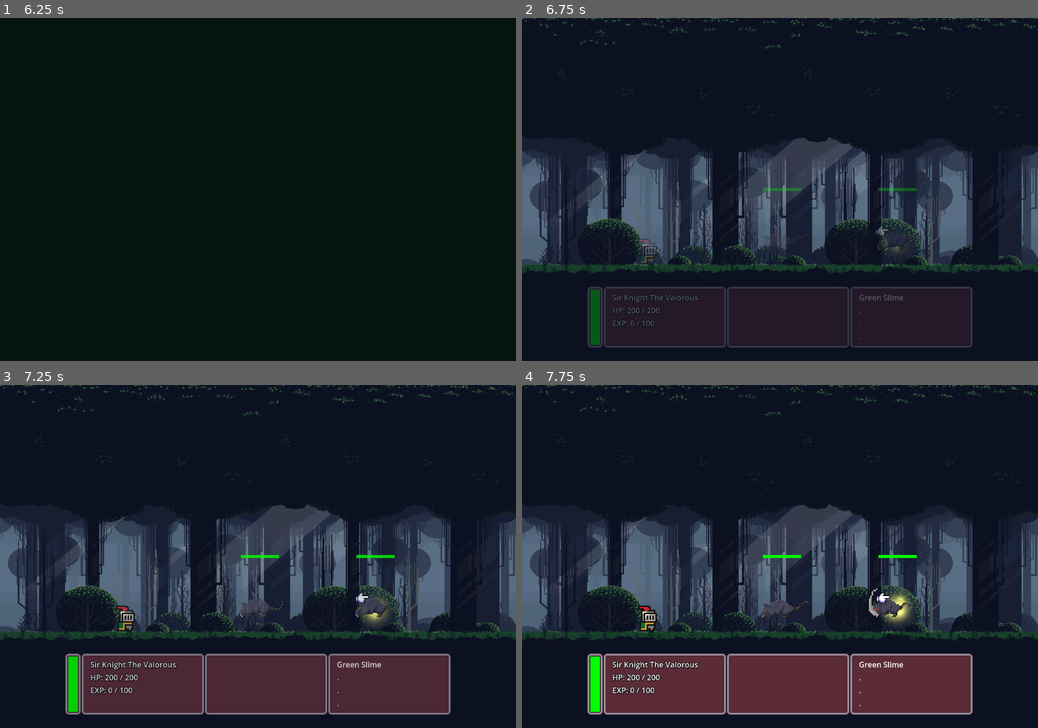
Above: before the commit, frames 1-4 (two rows, left to right).
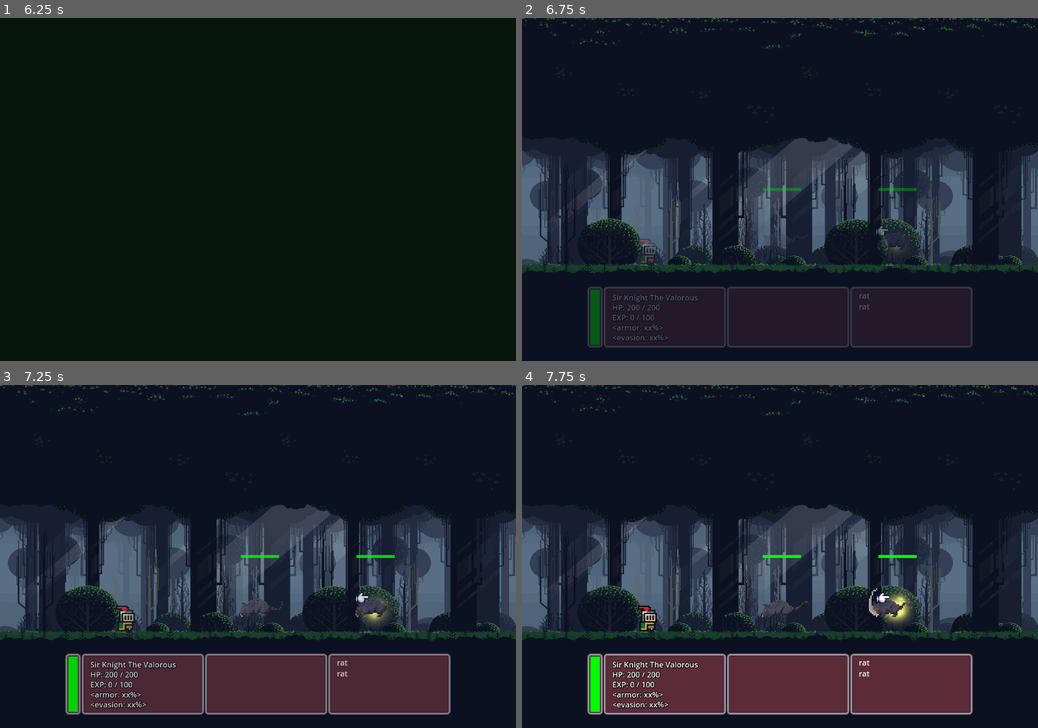
Above: after the commit, the same moments.

Repository: JosiahKey/new-beginnings-version-0.1.0
Game: Godot game, scene res://Scenes/main.tscn
The game is run twice, just before and just after one commit, with the same random seed, the same clock (stepped at 60 frames per second) and the same inputs.
Inputs (mouse positions are in pixels of both pictures, inside the frame that each line leads up to):
- Up to frame 1 (6.25 s): tap Enter at 0.5, 2, 3.5 s; move the mouse to (371, 172) at 0.52 s; hold Right (ui_right) 0.53-1.25 s; click (371, 172) at 0.6 s; tap Space at 1.25, 2.75, 5 s; drag from (154, 206) to (273, 189) at 1.27 s; move the mouse to (309, 114) at 2.02 s; hold Right (ui_right) 2.03-2.75 s; hold T (hidehint) 2.03-2.75 s; click (309, 114) at 2.3 s; drag from (232, 258) to (196, 114) at 2.77 s; move the mouse to (412, 240) at 3.52 s; hold Left (ui_left) 3.53-4.25 s; click (412, 240) at 3.6 s; drag from (103, 138) to (180, 103) at 4.27 s; move the mouse to (283, 189) at 5.02 s; hold Down (ui_down) 5.03-5.75 s; hold T (hidehint) 5.03-5.75 s; click (283, 189) at 5.3 s; drag from (180, 103) to (154, 206) at 5.77 s
- Up to frame 2 (6.75 s): move the mouse to (893, 172) at 6.52 s; hold Up (ui_up) from 6.53 s (still down); click (893, 172) at 6.6 s
- Up to frame 3 (7.25 s): keep holding Up (ui_up)
- Up to frame 4 (7.75 s): release Up (ui_up) at 7.25 s; drag from (676, 573) to (785, 481) at 7.27 s

Frame 1 is identical in both runs. In frame 2, 0.4% of the frame differs, in the area x 17-74%, y 80-95%; in frame 3, 0.7%; in frame 4, 0.8%.
Error in both runs: Attempt to call function 'get_as_text' in base 'null instance' on a null instance. (res://Globals/player_data.gd:53)

Commit message:
ui fixes
-dropping items into inventory slots is too precise, so i made the equipment slots bigger
-combat ui now shows enemy names
- now shows armor and evasion in combat player info

Diff:
--- a/Globals/game_data.gd
+++ b/Globals/game_data.gd
@@ -67,14 +67,13 @@
 	var enemies_in_biome: Array = []
 	for biome in biome_data:
 		if biome == GameState.biome:
-			print(biome)
 			for enemies in biome_data[biome]:
 				if(biome_data[biome][enemies] != 0):
 					enemies_in_biome.append(enemies)
 
 	var random_enemy_index: int = 0
 	randomize()
-	print(str(enemies_in_biome))
+
 	random_enemy_index = randi_range(0, enemies_in_biome.size()-1)
 	var enemy_name = enemies_in_biome[random_enemy_index]
 	for f in enemy_data:
--- a/Globals/signal_bus.gd
+++ b/Globals/signal_bus.gd
@@ -86,3 +86,6 @@
 #enemy_interactable to player
 @warning_ignore("unused_signal")
 signal player_paused
+#combatdata to combatui
+@warning_ignore("unused_signal")
+signal num_enemies_changed
--- a/Scenes/Combat.tscn
+++ b/Scenes/Combat.tscn
@@ -191,6 +191,7 @@
 offset_bottom = 53.0
 grow_horizontal = 2
 grow_vertical = 2
+theme_override_constants/separation = -2
 
 [node name="Name" type="Label" parent="Combat/Background_Image/Sub_Menus/Player_Panel/VBoxContainer"]
 layout_mode = 2
@@ -215,6 +216,22 @@
 theme_override_colors/font_outline_color = Color(0, 0, 0, 1)
 theme_override_constants/outline_size = 4
 text = "<exp: xx/xx>"
+
+[node name="Armor" type="Label" parent="Combat/Background_Image/Sub_Menus/Player_Panel/VBoxContainer"]
+layout_mode = 2
+theme_override_colors/font_color = Color(1, 1, 1, 1)
+theme_override_colors/font_shadow_color = Color(0, 0, 0, 1)
+theme_override_colors/font_outline_color = Color(0, 0, 0, 1)
+theme_override_constants/outline_size = 4
+text = "<armor: xx%>"
+
+[node name="Evasion" type="Label" parent="Combat/Background_Image/Sub_Menus/Player_Panel/VBoxContainer"]
+layout_mode = 2
+theme_override_colors/font_color = Color(1, 1, 1, 1)
+theme_override_colors/font_shadow_color = Color(0, 0, 0, 1)
+theme_override_colors/font_outline_color = Color(0, 0, 0, 1)
+theme_override_constants/outline_size = 4
+text = "<evasion: xx%>"
 
 [node name="Action_Panel" type="NinePatchRect" parent="Combat/Background_Image/Sub_Menus"]
 custom_minimum_size = Vector2(256, 128)
@@ -401,7 +418,7 @@
 layout_mode = 2
 text = "<chance to hit>"
 
-[node name="Player_Panel3" type="NinePatchRect" parent="Combat/Background_Image/Sub_Menus"]
+[node name="Enemy_Panel" type="NinePatchRect" parent="Combat/Background_Image/Sub_Menus"]
 custom_minimum_size = Vector2(256, 128)
 layout_mode = 2
 texture = ExtResource("2_lm3ry")
@@ -410,7 +427,7 @@
 patch_margin_right = 12
 patch_margin_bottom = 12
 
-[node name="VBoxContainer" type="VBoxContainer" parent="Combat/Background_Image/Sub_Menus/Player_Panel3"]
+[node name="V" type="VBoxContainer" parent="Combat/Background_Image/Sub_Menus/Enemy_Panel"]
 layout_mode = 1
 anchors_preset = 8
 anchor_left = 0.5
@@ -423,22 +440,27 @@
 offset_bottom = 53.0
 grow_horizontal = 2
 grow_vertical = 2
-
-[node name="Label1" type="Label" parent="Combat/Background_Image/Sub_Menus/Player_Panel3/VBoxContainer"]
+theme_override_constants/separation = 0
+
+[node name="Label1" type="Label" parent="Combat/Background_Image/Sub_Menus/Enemy_Panel/V"]
 layout_mode = 2
 text = "Green Slime"
 
-[node name="Label2" type="Label" parent="Combat/Background_Image/Sub_Menus/Player_Panel3/VBoxContainer"]
+[node name="Label2" type="Label" parent="Combat/Background_Image/Sub_Menus/Enemy_Panel/V"]
+layout_mode = 2
+text = "Green Slime"
+
+[node name="Label3" type="Label" parent="Combat/Background_Image/Sub_Menus/Enemy_Panel/V"]
 layout_mode = 2
 text = "."
 
-[node name="Label3" type="Label" parent="Combat/Background_Image/Sub_Menus/Player_Panel3/VBoxContainer"]
+[node name="Label4" type="Label" parent="Combat/Background_Image/Sub_Menus/Enemy_Panel/V"]
 layout_mode = 2
 text = "."
 
-[node name="Label4" type="Label" parent="Combat/Background_Image/Sub_Menus/Player_Panel3/VBoxContainer"]
-layout_mode = 2
-text = "."
+[node name="Label5" type="Label" parent="Combat/Background_Image/Sub_Menus/Enemy_Panel/V"]
+layout_mode = 2
+text = "Green Slime"
 
 [node name="Enemy_Sprites" type="HBoxContainer" parent="Combat/Background_Image"]
 layout_mode = 0
--- a/Scenes/Combat_Boss.tscn
+++ b/Scenes/Combat_Boss.tscn
@@ -191,6 +191,7 @@
 offset_bottom = 53.0
 grow_horizontal = 2
 grow_vertical = 2
+theme_override_constants/separation = -2
 
 [node name="Name" type="Label" parent="Combat/Background_Image/Sub_Menus/Player_Panel/VBoxContainer"]
 layout_mode = 2
@@ -215,6 +216,22 @@
 theme_override_colors/font_outline_color = Color(0, 0, 0, 1)
 theme_override_constants/outline_size = 4
 text = "<exp: xx/xx>"
+
+[node name="Armor" type="Label" parent="Combat/Background_Image/Sub_Menus/Player_Panel/VBoxContainer"]
+layout_mode = 2
+theme_override_colors/font_color = Color(1, 1, 1, 1)
+theme_override_colors/font_shadow_color = Color(0, 0, 0, 1)
+theme_override_colors/font_outline_color = Color(0, 0, 0, 1)
+theme_override_constants/outline_size = 4
+text = "<armor: xx%>"
+
+[node name="Evasion" type="Label" parent="Combat/Background_Image/Sub_Menus/Player_Panel/VBoxContainer"]
+layout_mode = 2
+theme_override_colors/font_color = Color(1, 1, 1, 1)
+theme_override_colors/font_shadow_color = Color(0, 0, 0, 1)
+theme_override_colors/font_outline_color = Color(0, 0, 0, 1)
+theme_override_constants/outline_size = 4
+text = "<evasion: xx%>"
 
 [node name="Action_Panel" type="NinePatchRect" parent="Combat/Background_Image/Sub_Menus"]
 custom_minimum_size = Vector2(256, 128)
--- a/Scenes/UI/equip_panel.tscn
+++ b/Scenes/UI/equip_panel.tscn
@@ -93,17 +93,18 @@
 offset_bottom = 98.0
 grow_horizontal = 2
 grow_vertical = 2
-theme_override_constants/h_separation = 150
-theme_override_constants/v_separation = 24
+theme_override_constants/h_separation = 145
+theme_override_constants/v_separation = 15
 columns = 2
 metadata/_edit_lock_ = true
 
 [node name="Head" type="TextureRect" parent="GridContainer"]
+custom_minimum_size = Vector2(45, 45)
 layout_mode = 2
 texture = ExtResource("4_7lqjh")
 
 [node name="Head" type="PanelContainer" parent="GridContainer/Head"]
-custom_minimum_size = Vector2(32, 32)
+custom_minimum_size = Vector2(45, 45)
 layout_mode = 1
 offset_right = 32.0
 offset_bottom = 32.0
@@ -119,6 +120,7 @@
 texture = ExtResource("6_cet54")
 
 [node name="Shoulders" type="TextureRect" parent="GridContainer"]
+custom_minimum_size = Vector2(45, 45)
 layout_mode = 2
 texture = ExtResource("6_srij6")
 
@@ -130,6 +132,7 @@
 theme_override_styles/panel = SubResource("StyleBoxFlat_jpgkg")
 
 [node name="Icon" type="TextureRect" parent="GridContainer/Shoulders/Shoulders"]
+custom_minimum_size = Vector2(45, 45)
 layout_mode = 2
 expand_mode = 1
 script = ExtResource("5_emeak")
@@ -140,6 +143,7 @@
 texture = ExtResource("6_cet54")
 
 [node name="Neck" type="TextureRect" parent="GridContainer"]
+custom_minimum_size = Vector2(45, 45)
 layout_mode = 2
 texture = ExtResource("7_xifeu")
 
@@ -151,6 +155,7 @@
 theme_override_styles/panel = SubResource("StyleBoxFlat_g71uc")
 
 [node name="Icon" type="TextureRect" parent="GridContainer/Neck/Neck"]
+custom_minimum_size = Vector2(45, 45)
 layout_mode = 2
 expand_mode = 1
 script = ExtResource("5_emeak")
@@ -161,6 +166,7 @@
 texture = ExtResource("6_cet54")
 
 [node name="Chest" type="TextureRect" parent="GridContainer"]
+custom_minimum_size = Vector2(45, 45)
 layout_mode = 2
 texture = ExtResource("8_2bf2l")
 
@@ -172,6 +178,7 @@
 theme_override_styles/panel = SubResource("StyleBoxFlat_i4ujh")
 
 [node name="Icon" type="TextureRect" parent="GridContainer/Chest/Chest"]
+custom_minimum_size = Vector2(45, 45)
 layout_mode = 2
 script = ExtResource("5_emeak")
 
@@ -181,6 +188,7 @@
 texture = ExtResource("6_cet54")
 
 [node name="Mainhand" type="TextureRect" parent="GridContainer"]
+custom_minimum_size = Vector2(45, 45)
 layout_mode = 2
 texture = ExtResource("9_555pk")
 
@@ -192,7 +200,7 @@
 theme_override_styles/panel = SubResource("StyleBoxFlat_4jhxf")
 
 [node name="Icon" type="TextureRect" parent="GridContainer/Mainhand/Mainhand"]
-custom_minimum_size = Vector2(32, 32)
+custom_minimum_size = Vector2(45, 45)
 layout_mode = 2
 size_flags_horizontal = 4
 script = ExtResource("5_emeak")
@@ -203,6 +211,7 @@
 texture = ExtResource("6_cet54")
 
 [node name="Offhand" type="TextureRect" parent="GridContainer"]
+custom_minimum_size = Vector2(45, 45)
 layout_mode = 2
 texture = ExtResource("10_26kvj")
 
@@ -214,7 +223,7 @@
 theme_override_styles/panel = SubResource("StyleBoxFlat_4jhxf")
 
 [node name="Icon" type="TextureRect" parent="GridContainer/Offhand/Offhand"]
-custom_minimum_size = Vector2(32, 32)
+custom_minimum_size = Vector2(45, 45)
 layout_mode = 2
 size_flags_horizontal = 4
 script = ExtResource("5_emeak")
@@ -225,6 +234,7 @@
 texture = ExtResource("6_cet54")
 
 [node name="Ring1" type="TextureRect" parent="GridContainer"]
+custom_minimum_size = Vector2(45, 45)
 layout_mode = 2
 texture = ExtResource("11_8ufpo")
 
@@ -236,7 +246,7 @@
 theme_override_styles/panel = SubResource("StyleBoxFlat_4jhxf")
 
 [node name="Icon" type="TextureRect" parent="GridContainer/Ring1/Ring1"]
-custom_minimum_size = Vector2(32, 32)
+custom_minimum_size = Vector2(45, 45)
 layout_mode = 2
 size_flags_horizontal = 4
 script = ExtResource("5_emeak")
@@ -247,6 +257,7 @@
 texture = ExtResource("6_cet54")
 
 [node name="Arms" type="TextureRect" parent="GridContainer"]
+custom_minimum_size = Vector2(45, 45)
 layout_mode = 2
 texture = ExtResource("12_57vyr")
 
@@ -258,7 +269,7 @@
 theme_override_styles/panel = SubResource("StyleBoxFlat_4jhxf")
 
 [node name="Icon" type="TextureRect" parent="GridContainer/Arms/Arms"]
-custom_minimum_size = Vector2(32, 32)
+custom_minimum_size = Vector2(45, 45)
 layout_mode = 2
 size_flags_horizontal = 4
 script = ExtResource("5_emeak")
@@ -269,6 +280,7 @@
 texture = ExtResource("6_cet54")
 
 [node name="Waist" type="TextureRect" parent="GridContainer"]
+custom_minimum_size = Vector2(45, 45)
 layout_mode = 2
 texture = ExtResource("12_etgwp")
 
@@ -280,7 +292,7 @@
 theme_override_styles/panel = SubResource("StyleBoxFlat_4jhxf")
 
 [node name="Icon" type="TextureRect" parent="GridContainer/Waist/Waist"]
-custom_minimum_size = Vector2(32, 32)
+custom_minimum_size = Vector2(45, 45)
 layout_mode = 2
 size_flags_horizontal = 4
 script = ExtResource("5_emeak")
@@ -291,6 +303,7 @@
 texture = ExtResource("6_cet54")
 
 [node name="Legs" type="TextureRect" parent="GridContainer"]
+custom_minimum_size = Vector2(45, 45)
 layout_mode = 2
 texture = ExtResource("13_15rjk")
 
@@ -302,7 +315,7 @@
 theme_override_styles/panel = SubResource("StyleBoxFlat_4jhxf")
 
 [node name="Icon" type="TextureRect" parent="GridContainer/Legs/Legs"]
-custom_minimum_size = Vector2(32, 32)
+custom_minimum_size = Vector2(45, 45)
 layout_mode = 2
 size_flags_horizontal = 4
 script = ExtResource("5_emeak")
@@ -313,6 +326,7 @@
 texture = ExtResource("6_cet54")
 
 [node name="Feet" type="TextureRect" parent="GridContainer"]
+custom_minimum_size = Vector2(45, 45)
 layout_mode = 2
 texture = ExtResource("14_6qtr7")
 
@@ -324,7 +338,7 @@
 theme_override_styles/panel = SubResource("StyleBoxFlat_4jhxf")
 
 [node name="Icon" type="TextureRect" parent="GridContainer/Feet/Feet"]
-custom_minimum_size = Vector2(32, 32)
+custom_minimum_size = Vector2(45, 45)
 layout_mode = 2
 size_flags_horizontal = 4
 script = ExtResource("5_emeak")
--- a/Scripts/UI/inventory_item.gd
+++ b/Scripts/UI/inventory_item.gd
@@ -1,6 +1,7 @@
 extends TextureRect
 #this is sperate from equipment item so that we can deal with consumables and stackables later
 var highlighted_item_slot := ""
+var current_slot = ""
 
 func _get_drag_data(at_position: Vector2):
 	var inv_slot = get_parent().get_name()
@@ -72,9 +73,19 @@
 	if event is InputEventMouseButton and not event.is_pressed():
 		if highlighted_item_slot != "":
 			SignalBus.unhighlight_slot.emit(highlighted_item_slot)
+	#if event.is_action_released("Autoequip"):
+		#if current_slot != "":
+			#var origin_item_id = PlayerData.inv_data[current_slot]["Item"]
+			#var origin_equip_type = GameData.item_data[origin_item_id]["equipmentSlot"]
+			#var equipped_item_id = PlayerData.equipment_data[origin_equip_type]
+			#this is for ctrl + LMB to auto equip items
+			#but tis going to be hard to implement
+			#mainly to swap the textures
 
 func _on_mouse_entered() -> void:
 	Tooltip.item_popup(Rect2i(Vector2i(global_position), Vector2i(size)), get_parent().get_name(), "Inventory")
+	current_slot = get_parent().get_name()
 
 func _on_mouse_exited() -> void:
 	Tooltip.hide_item_popup()
+	current_slot = ""
--- a/Scripts/UI/scene_transition.gd
+++ b/Scripts/UI/scene_transition.gd
@@ -4,7 +4,6 @@
 	SignalBus.connect('combat_entered', Callable(self, "enter_combat"))
 
 func enter_combat():
-	print("combat entered")
 	#$SFX.playing = true
 	self.visible = true
 	get_tree().paused = true
--- a/Scripts/combat_engine.gd
+++ b/Scripts/combat_engine.gd
@@ -68,7 +68,6 @@
 	var max_enemies = GameData.biome_data[GameState.biome][enemy_stats["enemy_name"]]
 	randomize()
 	var rand = 0
-	print(max_enemies)
 	if max_enemies == 1:
 		rand = 1
 	else:
--- a/Scripts/combat_ui.gd
+++ b/Scripts/combat_ui.gd
@@ -4,6 +4,8 @@
 @onready var exp_bar: TextureProgressBar = $Reward/N/V/exp_reward/expbar
 @onready var exp_label: Label = $Background_Image/Sub_Menus/Player_Panel/VBoxContainer/EXP
 @onready var hp_label: Label = $Background_Image/Sub_Menus/Player_Panel/VBoxContainer/Combat_Hp_Label
+@onready var armor_label: Label = $Background_Image/Sub_Menus/Player_Panel/VBoxContainer/Armor
+@onready var evasion_label: Label = $Background_Image/Sub_Menus/Player_Panel/VBoxContainer/Evasion
 @onready var player_spr: AnimatedSprite2D = $Background_Image/Player/Player_Sprite
 @onready var player_turn_ind :GPUParticles2D = $Background_Image/Player/Player_Turn_Indicator
 @onready var emitter: GPUParticles2D = $Background_Image/Player/Hit_Indicator
@@ -12,6 +14,7 @@
 @onready var hit_label := $Background_Image/Sub_Menus/Action_Panel/Info_Panels/Info/VBoxContainer/hit_chance
 @onready var floating_text := preload("res://Scenes/UI/floating_text.tscn")
 @onready var enemy_sprites_container = $Background_Image/Enemy_Sprites
+@onready var enemy_info := $Background_Image/Sub_Menus/Enemy_Panel/V
 var players_turn: bool = false
 var action_points = PlayerData.get_total_speed()
 
@@ -22,6 +25,7 @@
 	SignalBus.connect("check_for_levelup", Callable(self, "check_for_levelup"))
 	SignalBus.connect("turn_start", Callable(self, "toggle_action_ui"))
 	SignalBus.connect("player_hp_changed", Callable(self, "update_hp"))
+	SignalBus.connect("num_enemies_changed", Callable(self, "update_enemy_info"))
 
 	damage_label.text = "Damage: "+ str(
 		PlayerData.stat_data["Total_equipped_damage_min"] + PlayerData.get_total_stength()) + "-" + str(
@@ -33,6 +37,8 @@
 	exp_bar.max_value = PlayerData.stat_data["Exp_to_next_level"]
 	exp_bar.value = PlayerData.stat_data["Experience"]
 	hp_label.text = "HP: " + str(PlayerData.stat_data["Current_hp"]) + " / " + str(PlayerData.stat_data["Total_hp"])
+	armor_label.text = "Armor: " + str(PlayerData.stat_data["PDR"] + "%")
+	evasion_label.text = "Evasion: " + str(PlayerData.stat_data["Evasion"] + "%")
 
 func combat_victory(experience: int):
 	$Background_Image/Sub_Menus/Action_Panel/Info_Panels.visible = false
@@ -41,7 +47,6 @@
 	AudioManager.pause()
 	get_node("fanfare").playing = true
 	await get_tree().create_timer(1).timeout
-	print("end of await")
 	#victory dance
 	#reward popup + EXP gain animation
 	$Reward.visible = true
@@ -98,9 +103,18 @@
 
 func _on_reward_visibility_changed() -> void:
 	if $Reward.visible == false:
-		print("exit combat")
 		GameState.state = ""
 		#fade out
 		SignalBus.combat_exited.emit()
 		#cleanup
 		self.queue_free()
+
+func update_enemy_info():
+	var enemies = []
+	for i in enemy_info.get_children():
+		i.text = ""
+	for e in enemy_sprites_container.get_children():
+		if e.visible == true:
+			enemies.append(CombatData.combatants_data[e.name]["enemy_name"])
+	for i in range(0,enemies.size()):
+		get_node("Background_Image/Sub_Menus/Enemy_Panel/V/Label" + str(i+1)).text = enemies[i]
--- a/Scripts/enemy.gd
+++ b/Scripts/enemy.gd
@@ -12,6 +12,7 @@
 
 func _ready() -> void:
 	SignalBus.connect("start_enemy_turn", Callable(self, "ready_enemy_turn"))
+	SignalBus.num_enemies_changed.emit()
 
 	sprite = get_node("Enemy_Sprite")
 	hp_bar = get_node("Enemy_Hp")
@@ -44,6 +45,7 @@
 		SignalBus.turn_finished.emit()
 		if dead_flag == false:
 			CombatData.number_of_enemies -= 1
+			SignalBus.num_enemies_changed.emit()
 			CombatData.add_reward(CombatData.combatants_data[name]["EXP"], 1)
 		dead_flag = true
 
@@ -71,8 +73,7 @@
 func roll_stat(stat: String) -> bool:
 	randomize()
 	var roll: int = randi_range(1,100)
-	print("enemy" + stat + "roll: " + str(roll))
-	print("less than this to succeed: " + str(CombatData.combatants_data[name][stat]))
+	print("enemy" + stat + "roll: " + str(roll) + "/ " + str(CombatData.combatants_data[name][stat]))
 	if roll <= CombatData.combatants_data[name][stat]:
 		return true
 	else:
--- a/Scripts/enemy_interactable.gd
+++ b/Scripts/enemy_interactable.gd
@@ -2,7 +2,6 @@
 
 func _on_next_level_entered(body):
 	if body.is_in_group("Player"):
-		print("fuck my asshole")#$CollisionShape2D.disabled = true
 		SignalBus.player_paused.emit()
 		AudioManager.change_song_to_combat("boss")
 		SignalBus.combat_entered.emit()
--- a/Scripts/main.gd
+++ b/Scripts/main.gd
@@ -10,7 +10,6 @@
 	SignalBus.connect("game_over", Callable(self, "game_over"))
 
 func start_combat(type):
-	print("enemy encountered")
 	if type == "normal":
 		add_child(combat_scene.instantiate())
 	elif type == "Boss":
--- a/Scripts/player.gd
+++ b/Scripts/player.gd
@@ -89,7 +89,6 @@
 	timer.wait_time = randf_range(5.0, 10.0)
 	timer.paused = true
 	AudioManager.change_song_to_combat("pokemon")
-	print("player combat timer expired")
 	SignalBus.combat_entered.emit()
 	await get_tree().create_timer(0.5).timeout
 	SignalBus.enemy_encountered.emit("normal")
--- a/project.godot
+++ b/project.godot
@@ -64,6 +64,11 @@
 "events": [Object(InputEventKey,"resource_local_to_scene":false,"resource_name":"","device":-1,"window_id":0,"alt_press …(192 unchanged characters)…
 ]
 }
+Autoequip={
+"deadzone": 0.2,
+"events": [Object(InputEventMouseButton,"resource_local_to_scene":false,"resource_name":"","device":-1,"window_id":0,"alt_pressed":false,"shift_pressed":false,"ctrl_pressed":true,"meta_pressed":false,"button_mask":0,"position":Vector2(0, 0),"global_position":Vector2(0, 0),"factor":1.0,"button_index":1,"canceled":false,"pressed":false,"double_click":false,"script":null)
+]
+}
 
 [physics]
 
